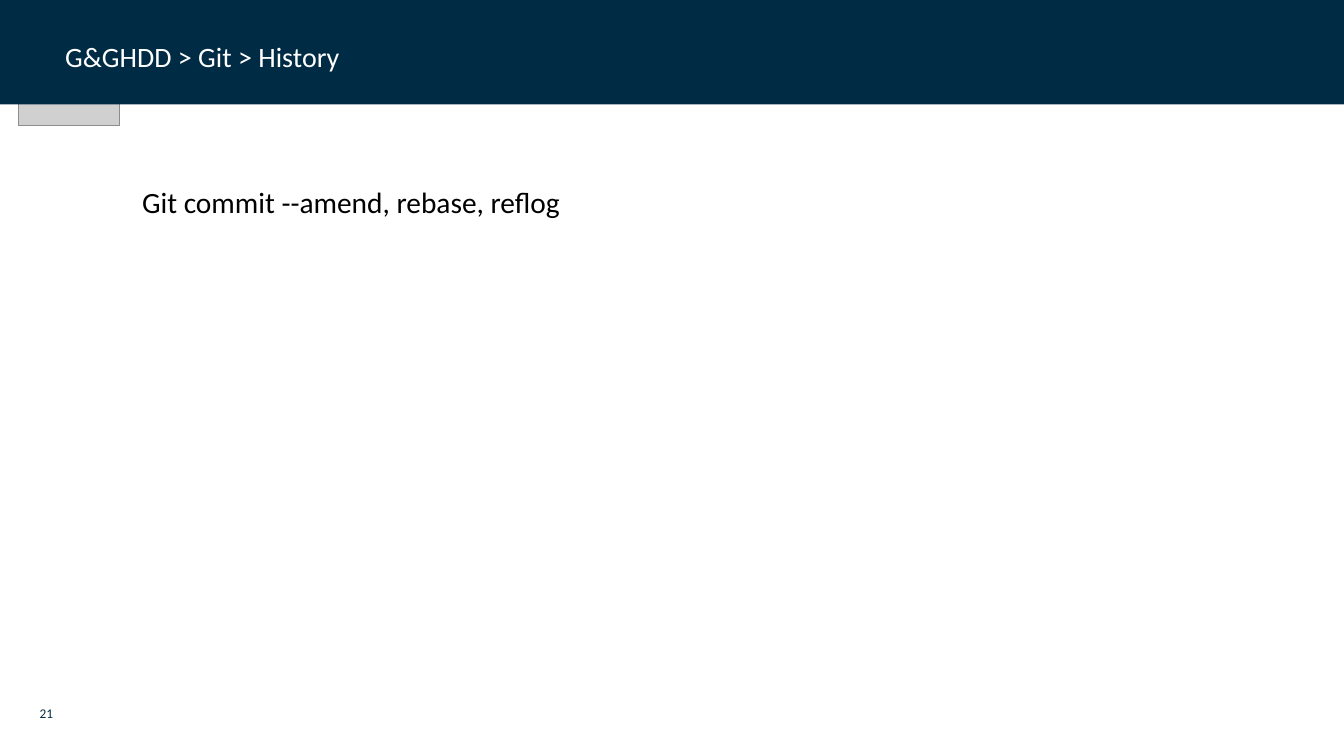
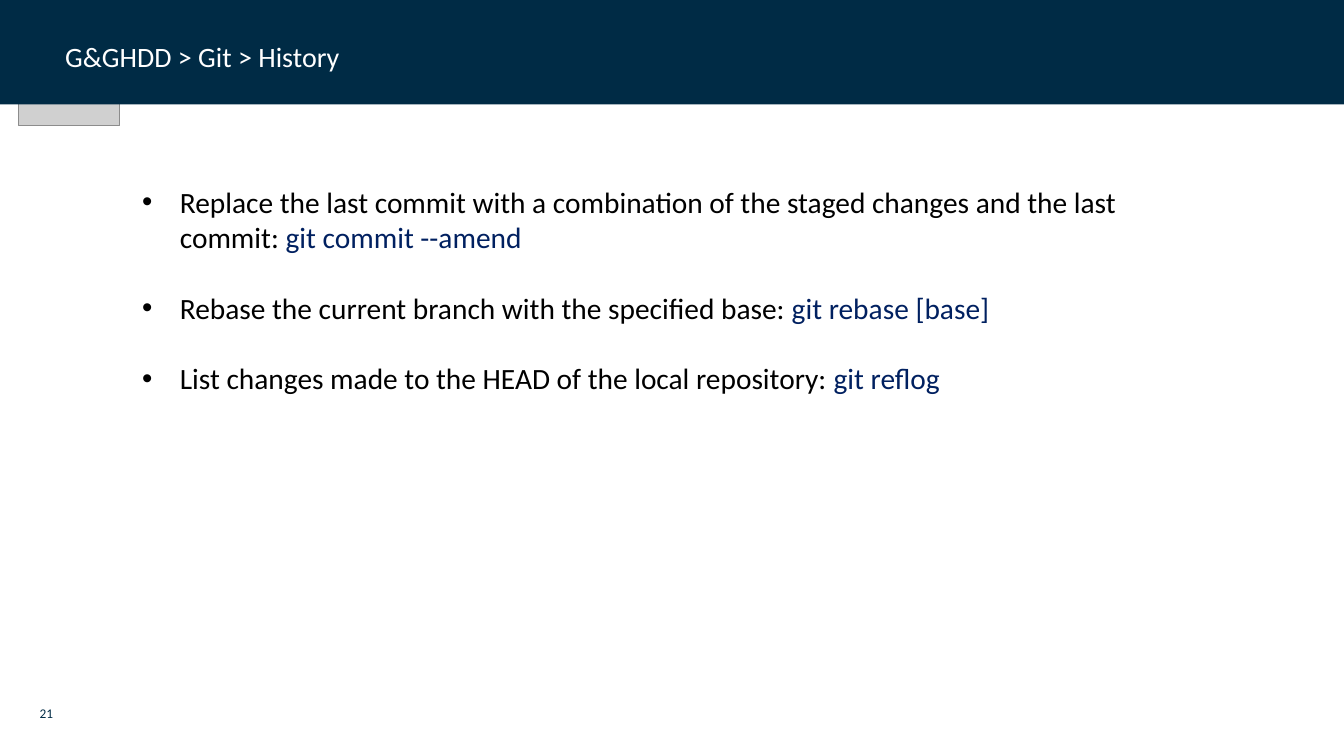
Before and after one commit to dfds/dojo, a slide deck: slide 21 of workshops/git-github-deep-dive/git_github_deep_dive.pptx. Drawn at 1344x756 pixels with LibreOffice and Linux fonts; fonts in the diff are those of the drawing; grey boxes stand for pictures; background and template pictures are left out. Boxes give left, top, right and bottom in pixels: in the first picture for what was removed or moved away, otherwise in the second. Text is boxed around its words. In the diff, an @@ line names an element or a change of style, - is before the commit and + after.

```diff
--- a/workshops/git-github-deep-dive/git_github_deep_dive.pptx
+++ b/workshops/git-github-deep-dive/git_github_deep_dive.pptx
@@ text at [180, 192, 1116, 394]: text changed @@
-Git commit --amend, rebase, reflog
+• Replace the last commit with a combination of the staged changes and the last commit: git commit --amend
+• Rebase the current branch with the specified base: git rebase [base]
+• List changes made to the HEAD of the local repository: git reflog
```
Also in this commit, not shown: 7 other slides changed.
